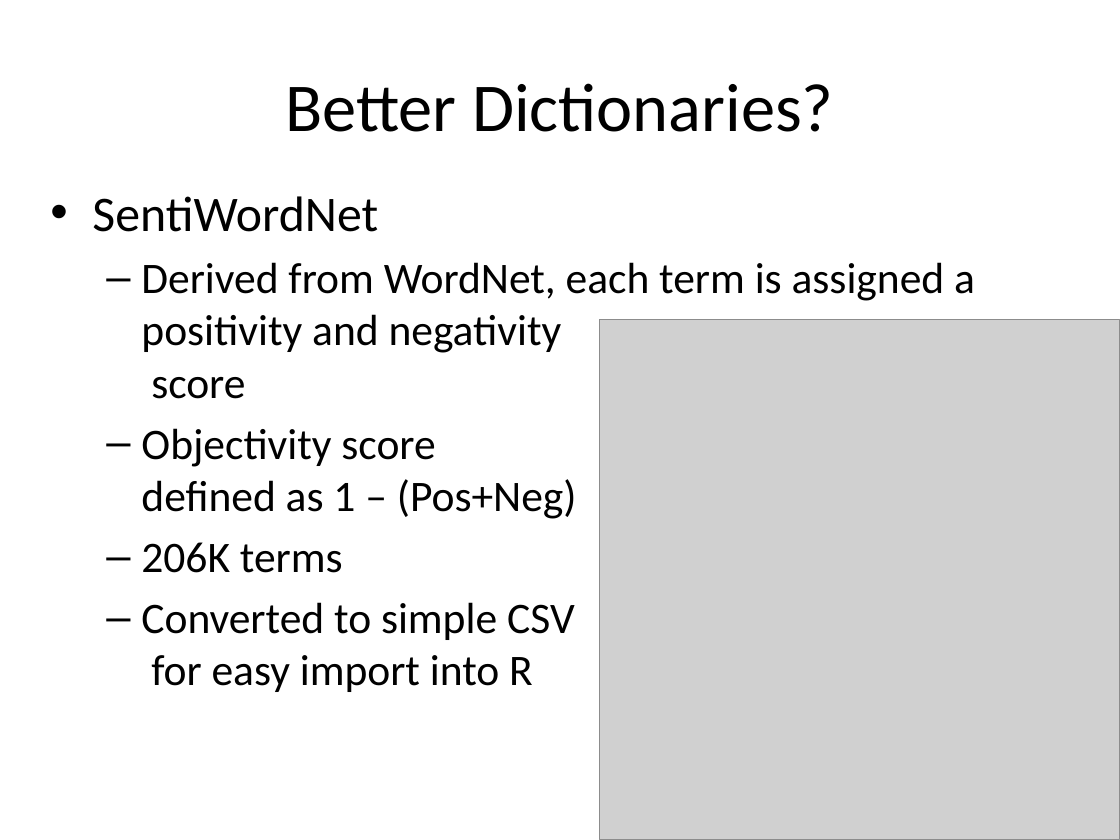
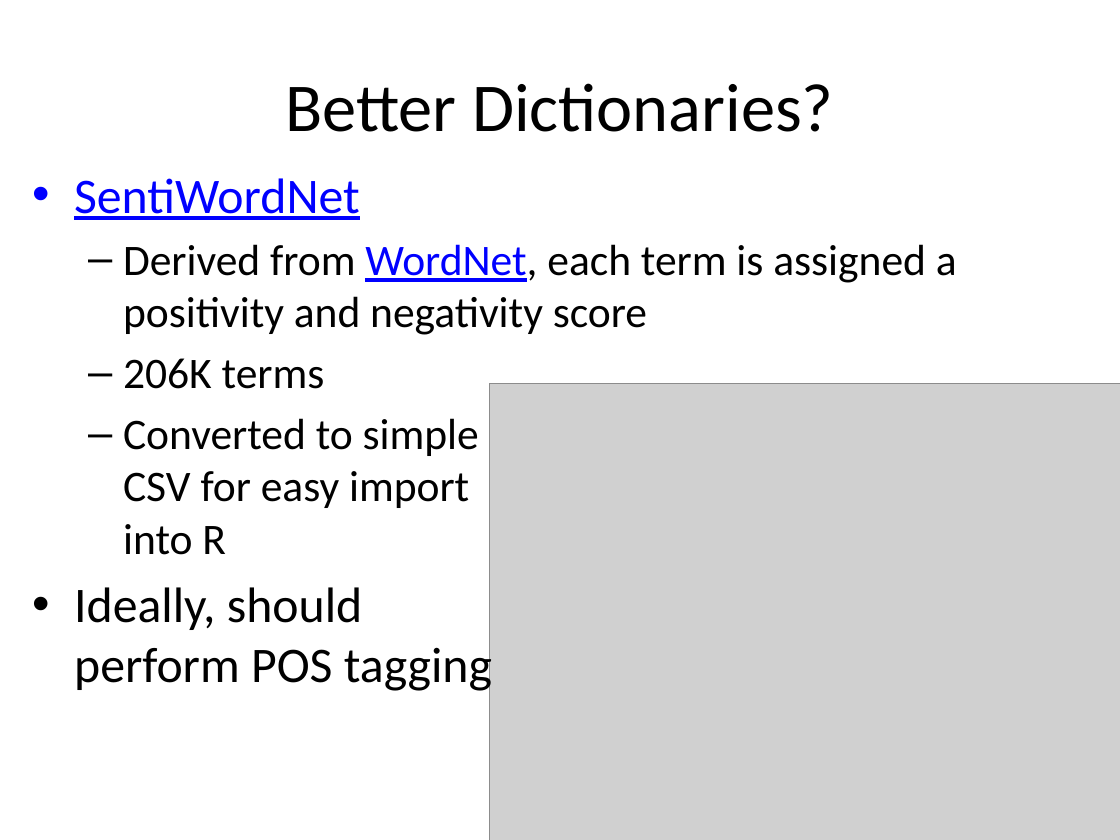
Before and after one commit to rajarshi/ctrug-tweet, a slide deck: slide 6 of ctrug.pptx (slide 5 before the commit). Drawn at 1120x840 pixels with LibreOffice and Linux fonts; fonts in the diff are those of the drawing; grey boxes stand for pictures. Boxes give left, top, right and bottom in pixels: in the first picture for what was removed or moved away, otherwise in the second. Text is boxed around its words. In the diff, an @@ line names an element or a change of style, - is before the commit and + after.

```diff
--- a/ctrug.pptx
+++ b/ctrug.pptx
@@ text "SentiWordNet": place and size @@
-text "SentiWordNet" at box(92, 196, 975, 692)
+text "SentiWordNet" at box(74, 178, 957, 694)
@@ text at box(74, 178, 957, 335): text colour #000000 to #0000FF, underline on in "SentiWordNet", "WordNet," @@
@@ picture: place and size @@
-picture at box(599, 319, 1120, 840)
+picture at box(489, 383, 1120, 840)
@@ text at box(141, 428, 577, 519): paragraph removed @@
-  – Objectivity score
-    defined as 1 – (Pos+Neg)
@@ text at box(74, 587, 492, 694): paragraph added @@
+• Ideally, should
+  perform POS tagging
```
Also in this commit, not shown: 3 other slides changed, 4 slides added, 1 slide removed, 2 other files.
